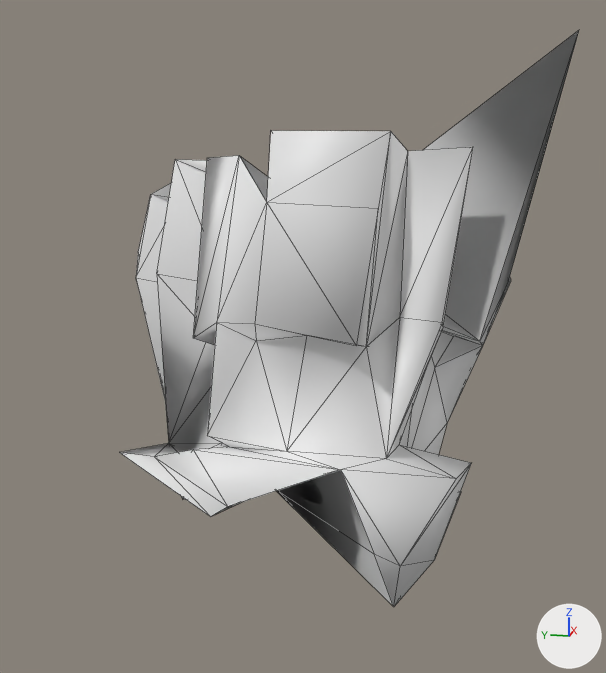
The OBJ model src/main/resources/assets/kn8/meshes/kaiju_no10_small/arm_left.obj, before and after one commit.
The view is the same before and after, from a 50 mm camera at (-1.661, -0.414, 2.815) aimed at (-0.718, -0.226, 2.58). Arrows for +X, +Y and +Z are at lower right; the lights stay in place. The older version comes first. Mesh edges are drawn as thin lines. Where no turn or scale is listed for an object, it has been applied to the vertices. Vertices at exactly the same position are counted once.

In view in the first picture: 'arm_left'.
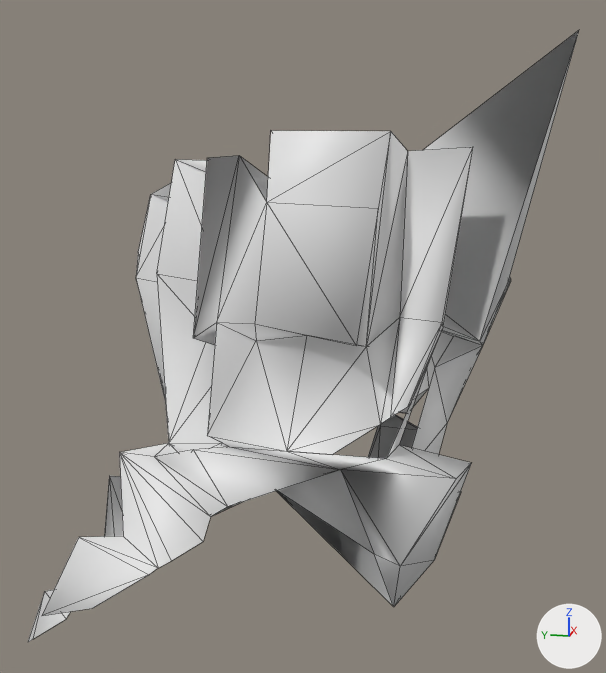
Boxes [x1, y1, x2, y2] around the edits, measured in the pictures (606 x 673 px):
'arm_left', reshaped (20% wider, 6% taller): before [120, 31, 579, 606]; after [28, 31, 579, 642]
part 1 of me_arm_left, built on: before [169, 279, 511, 554]; after [28, 279, 511, 642]

The change, as a diff of the scene's bpy script:
```diff
--- a/src/main/resources/assets/kn8/meshes/kaiju_no10_small/arm_left.obj.py
+++ b/src/main/resources/assets/kn8/meshes/kaiju_no10_small/arm_left.obj.py
@@ me_arm_left @@
 # used by ob_arm_left; location = (0.0, 0.0, 0.0)
-me_arm_left.from_pydata(...)  # 125 vertices, 252 faces; spans x -0.946..-0.495, y -0.508..0.017, z 2.286..2.91
+me_arm_left.from_pydata(...)  # 183 vertices, 300 faces; spans x -0.952..-0.495, y -0.508..0.08, z 2.221..2.91
+# me_arm_left part 1
+# 25 faces are deleted
+# 58 vertices are added at x -0.952..-0.58, y -0.392..0.08, z 2.221..2.544
+# 73 new faces join them
```
